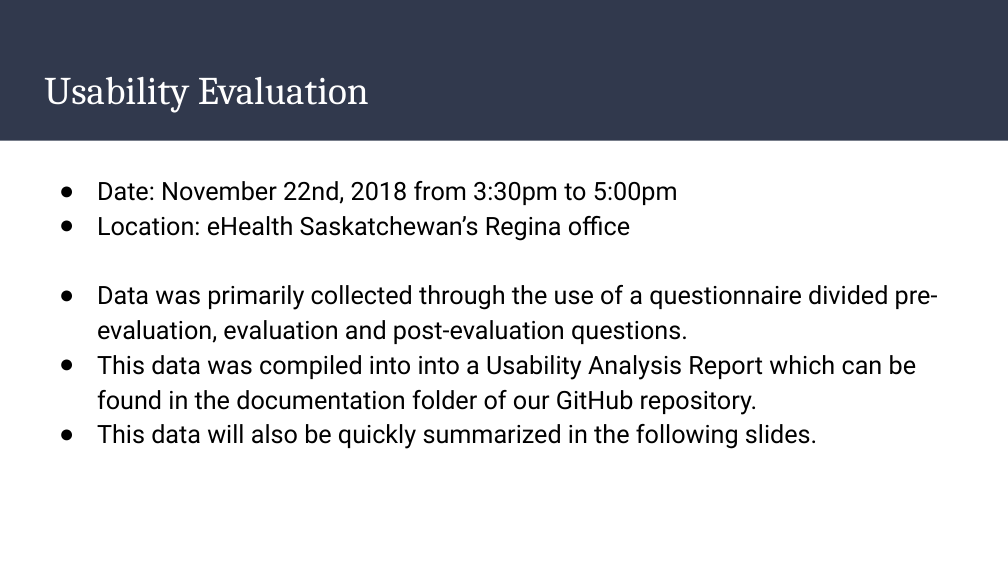
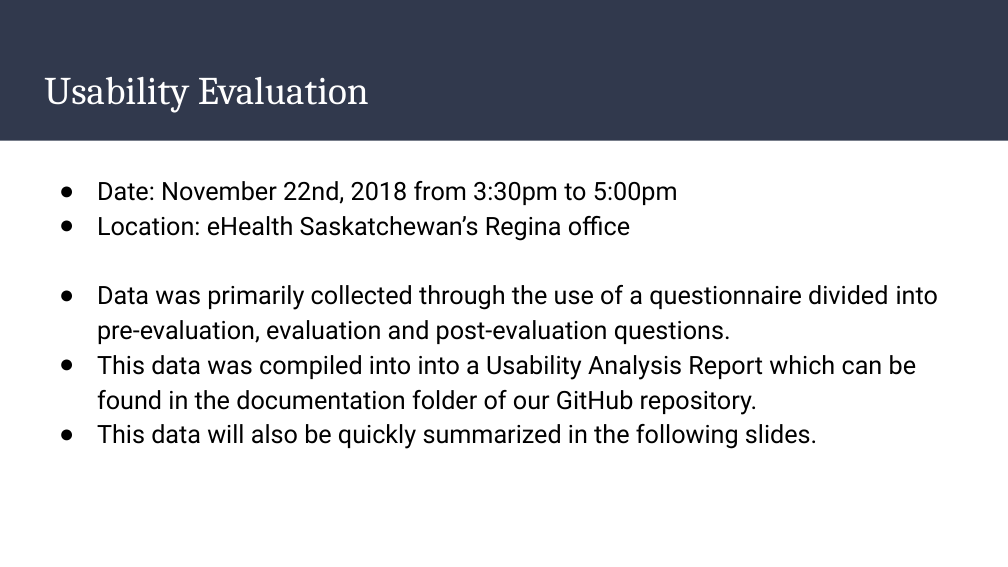
Before and after one commit to herasymj/Health-Esteem, a slide deck: slide 3 of presentations/Milestone 6 Report Out.pptx. Drawn at 1008x567 pixels with LibreOffice and Linux fonts; fonts in the diff are those of the drawing. Boxes give left, top, right and bottom in pixels: in the first picture for what was removed or moved away, otherwise in the second. Text is boxed around its words. In the diff, an @@ line names an element or a change of style, - is before the commit and + after.

```diff
--- a/presentations/Milestone 6 Report Out.pptx
+++ b/presentations/Milestone 6 Report Out.pptx
@@ text at (x1=97, y1=285, x2=938, y2=344): text changed @@
-● Data was primarily collected through the use of a questionnaire divided pre-evaluation, evaluation and post-evaluation questions.
+● Data was primarily collected through the use of a questionnaire divided into pre-evaluation, evaluation and post-evaluation questions.
```
Also in this commit, not shown: 2 other slides changed.
